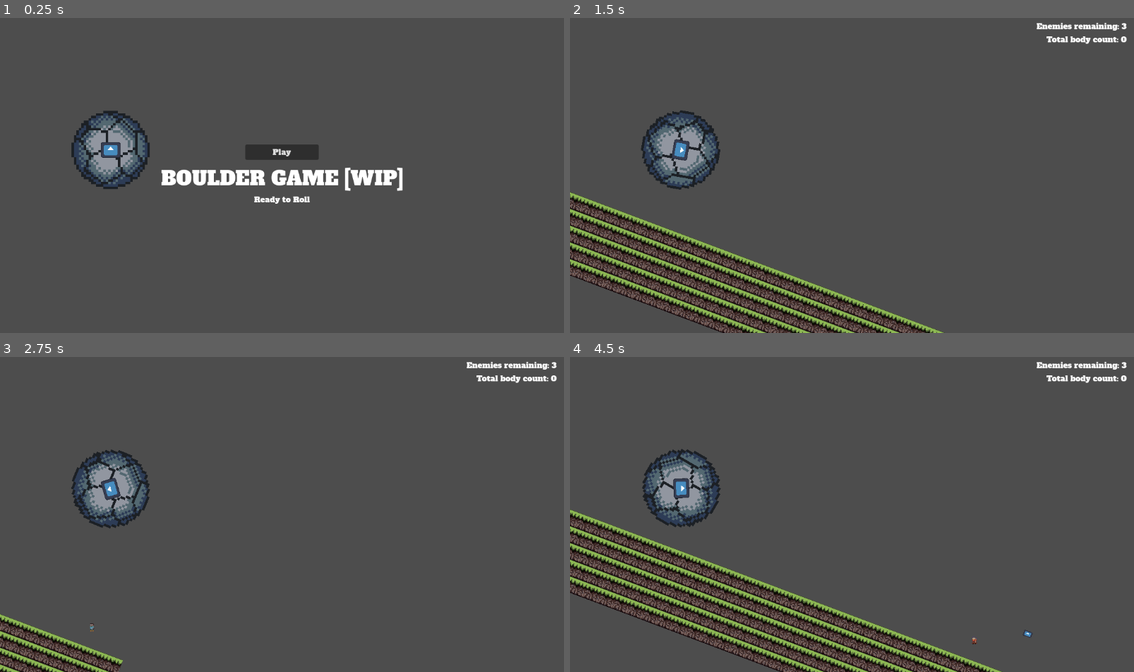
Above: before the commit, frames 1-4 (two rows, left to right).
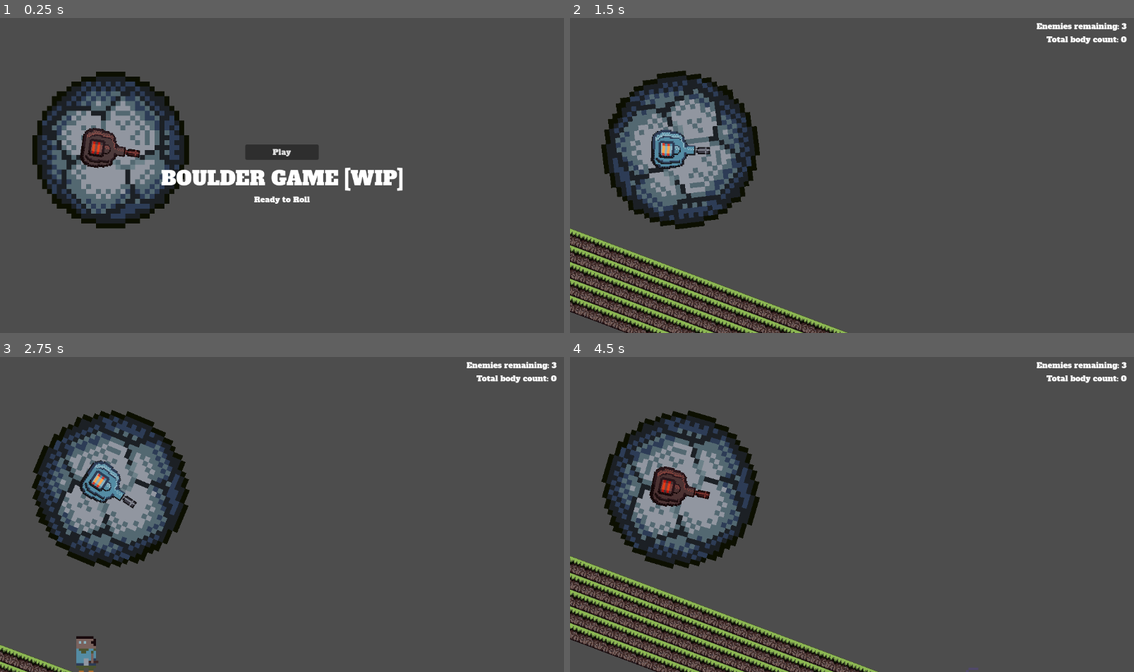
Above: after the commit, the same moments.

Repository: cdawgg/PirateJam16
Game: Godot game, scene res://scenes/game_world.tscn
Same seed, same stepped clock (60 frames per second), same inputs: the game is played once before the commit and once after it. The engine's default icon, where the game draws it, is replaced by a stand-in: a white triangle on a blue panel in a dark square.
Inputs (mouse positions are in pixels of both pictures, inside the frame that each line leads up to):
- Up to frame 1 (0.25 s): no input
- Up to frame 2 (1.5 s): click "Play" at 0.5 s; move the mouse to (976, 159) at 1.27 s; hold D (accelerate) from 1.28 s (still down); hold E (action) from 1.28 s (still down)
- Up to frame 3 (2.75 s): tap Space (jump) at 1.52, 2.27 s; click (406, 498) at 1.55 s; move the mouse to (169, 530) at 2.02 s; release D (accelerate) at 2.03 s; release E (action) at 2.03 s; click (169, 530) at 2.1 s; tap E (action) at 2.3 s
- Up to frame 4 (4.5 s): move the mouse to (908, 445) at 2.77 s; hold E (action) 2.78-3.53 s; hold D (accelerate) 2.78-4.28 s; click (908, 445) at 3.05 s; tap R (restart) at 3.5 s; move the mouse to (823, 577) at 3.52 s; tap A (decelerate) at 3.6 s; tap Space (jump) at 3.77 s; tap E (action) at 3.8 s; move the mouse to (1021, 561) at 4.27 s; press the mouse at (1021, 561) at 4.28 s

The runs differ from the first frame. In frame 1, 9.8% of the frame differs, in the area x 5-34%, y 17-67%; in frame 2, 22%; in frame 3, 12%; in frame 4, 26%, in the area x 0-82%, y 16-100%.

Commit message:
updated gun fire and increased boulder size
not sure if I'm happy with the size of the boulder or not

Diff:
--- a/objects/enemy.tscn
+++ b/objects/enemy.tscn
@@ -20,6 +20,7 @@
 
 [node name="Sprite2D" type="Sprite2D" parent="."]
 position = Vector2(0, -40.25)
+scale = Vector2(5, 5)
 texture = ExtResource("2_e8jvi")
 
 [node name="Explodable" parent="." instance=ExtResource("3_7msbk")]
--- a/player/boulder.tscn
+++ b/player/boulder.tscn
@@ -1,8 +1,9 @@
-[gd_scene load_steps=8 format=3 uid="uid://dvu1jjofnojpc"]
+[gd_scene load_steps=12 format=3 uid="uid://dvu1jjofnojpc"]
 
 [ext_resource type="Script" path="res://player/boulder.gd" id="1_lfjyv"]
-[ext_resource type="Texture2D" uid="uid://bh4j4r8i6et5i" path="res://assets/sprites/boulder_blue.png" id="2_3cw1w"]
+[ext_resource type="Texture2D" uid="uid://de5onqmmr0ktf" path="res://assets/sprites/boudler_blue.png" id="2_nfqwv"]
 [ext_resource type="Script" path="res://player/gun.gd" id="3_bart6"]
+[ext_resource type="Texture2D" uid="uid://dy556c6xdthor" path="res://assets/sprites/upgrade_cannon.png" id="4_f5loa"]
 [ext_resource type="Texture2D" uid="uid://5fb6x5is14nh" path="res://assets/sprites/icon.svg" id="4_iusco"]
 [ext_resource type="PackedScene" uid="uid://dp6gx6hvcpa0g" path="res://objects/explodable.tscn" id="5_3nlx8"]
 
@@ -10,7 +11,54 @@
 bounce = 0.4
 
 [sub_resource type="CircleShape2D" id="CircleShape2D_gqwbh"]
-radius = 84.006
+radius = 164.003
+
+[sub_resource type="Animation" id="Animation_b8157"]
+resource_name = "fire"
+tracks/0/type = "value"
+tracks/0/imported = false
+tracks/0/enabled = true
+tracks/0/path = NodePath("Sprite2D:modulate")
+tracks/0/interp = 1
+tracks/0/loop_wrap = true
+tracks/0/keys = {
+"times": PackedFloat32Array(0, 1),
+"transitions": PackedFloat32Array(1, 1),
+"update": 0,
+"values": [Color(0.884903, 0.215742, 0.149856, 1), Color(1, 1, 1, 1)]
+}
+tracks/1/type = "method"
+tracks/1/imported = false
+tracks/1/enabled = true
+tracks/1/path = NodePath("Timer")
+tracks/1/interp = 1
+tracks/1/loop_wrap = true
+tracks/1/keys = {
+"times": PackedFloat32Array(),
+"transitions": PackedFloat32Array(),
+"values": []
+}
+
+[sub_resource type="Animation" id="Animation_i2icq"]
+length = 0.001
+tracks/0/type = "value"
+tracks/0/imported = false
+tracks/0/enabled = true
+tracks/0/path = NodePath("Sprite2D:modulate")
+tracks/0/interp = 1
+tracks/0/loop_wrap = true
+tracks/0/keys = {
+"times": PackedFloat32Array(0),
+"transitions": PackedFloat32Array(1),
+"update": 0,
+"values": [Color(0.993927, 0.209019, 0.157824, 1)]
+}
+
+[sub_resource type="AnimationLibrary" id="AnimationLibrary_6wpgw"]
+_data = {
+"RESET": SubResource("Animation_i2icq"),
+"fire": SubResource("Animation_b8157")
+}
 
 [node name="Boulder" type="RigidBody2D"]
 collision_mask = 2
@@ -22,23 +70,30 @@
 
 [node name="Sprite2D" type="Sprite2D" parent="."]
 scale = Vector2(5, 5)
-texture = ExtResource("2_3cw1w")
+texture = ExtResource("2_nfqwv")
 
 [node name="CollisionShape2D" type="CollisionShape2D" parent="."]
-visible = false
 shape = SubResource("CircleShape2D_gqwbh")
 
 [node name="Gun" type="Node2D" parent="."]
 script = ExtResource("3_bart6")
 
 [node name="Sprite2D" type="Sprite2D" parent="Gun"]
-scale = Vector2(0.3125, 0.25)
-texture = ExtResource("4_iusco")
+modulate = Color(0.993927, 0.209019, 0.157824, 1)
+rotation = 1.5708
+scale = Vector2(2.5, 2.5)
+texture = ExtResource("4_f5loa")
 
 [node name="FirePoint" type="Marker2D" parent="Gun"]
-position = Vector2(21, 0)
+position = Vector2(75, 0)
 
 [node name="Timer" type="Timer" parent="Gun"]
+
+[node name="AnimationPlayer" type="AnimationPlayer" parent="Gun"]
+libraries = {
+"": SubResource("AnimationLibrary_6wpgw")
+}
+autoplay = "fire"
 
 [node name="Explodable" parent="." instance=ExtResource("5_3nlx8")]
 textures = Array[Texture2D]([ExtResource("4_iusco")])
--- a/player/bullet.tscn
+++ b/player/bullet.tscn
@@ -1,13 +1,13 @@
 [gd_scene load_steps=5 format=3 uid="uid://cr7sj0uun4y2k"]
 
 [ext_resource type="Script" path="res://player/bullet.gd" id="1_65vg4"]
-[ext_resource type="Texture2D" uid="uid://5fb6x5is14nh" path="res://assets/sprites/icon.svg" id="2_j33nx"]
+[ext_resource type="Texture2D" uid="uid://cru1tr6m05yaf" path="res://assets/sprites/cannon_lazer.png" id="2_81ws4"]
 
 [sub_resource type="RectangleShape2D" id="RectangleShape2D_bghcp"]
-size = Vector2(18, 12)
+size = Vector2(24, 12)
 
 [sub_resource type="RectangleShape2D" id="RectangleShape2D_jmrr4"]
-size = Vector2(18, 12)
+size = Vector2(24, 12)
 
 [node name="Bullet" type="RigidBody2D"]
 collision_layer = 32
@@ -17,10 +17,12 @@
 script = ExtResource("1_65vg4")
 
 [node name="Sprite2D" type="Sprite2D" parent="."]
-scale = Vector2(0.140625, 0.09375)
-texture = ExtResource("2_j33nx")
+rotation = 1.5708
+scale = Vector2(2, 2)
+texture = ExtResource("2_81ws4")
 
 [node name="CollisionShape2D" type="CollisionShape2D" parent="."]
+visible = false
 shape = SubResource("RectangleShape2D_bghcp")
 
 [node name="Hitbox" type="Area2D" parent="."]
@@ -28,6 +30,7 @@
 collision_mask = 30
 
 [node name="CollisionShape2D" type="CollisionShape2D" parent="Hitbox"]
+visible = false
 shape = SubResource("RectangleShape2D_jmrr4")
 
 [connection signal="area_entered" from="Hitbox" to="." method="_on_hitbox_area_entered"]
--- a/player/gun.gd
+++ b/player/gun.gd
@@ -5,6 +5,7 @@
 @onready var fire_point: Marker2D = $FirePoint
 @onready var timer: Timer = $Timer
 @onready var bullet_packed: PackedScene = preload("res://player/bullet.tscn")
+@onready var anim = $AnimationPlayer
 
 const COOLDOWN: float = 1
 var on_cooldown: bool = false
@@ -13,11 +14,12 @@
 func _ready():
 	timer.timeout.connect(_on_timer_timeout)
 
+func _process(delta):
+	look_at(get_global_mouse_position()) #always look at mouse otherwise gun spins with player
 
 func fire():
 	if on_cooldown: return
 
-	look_at(get_global_mouse_position())
 	var bullet: Bullet = bullet_packed.instantiate()
 	GameState.game_world.add_child(bullet)
 	bullet.global_position = fire_point.global_position
@@ -25,7 +27,7 @@
 
 	on_cooldown = true
 	timer.start(COOLDOWN)
-
+	anim.play("fire")
 
 func _on_timer_timeout():
 	timer.stop()
Not shown, added: assets/sprites/Boulder_red.png.import
Not shown, added: assets/sprites/boudler_blue.png.import
Not shown, added: assets/sprites/cannon_lazer.png.import
Not shown, added: assets/sprites/spikes_v1.png.import
Not shown, added: assets/sprites/upgrade_cannon.png.import
